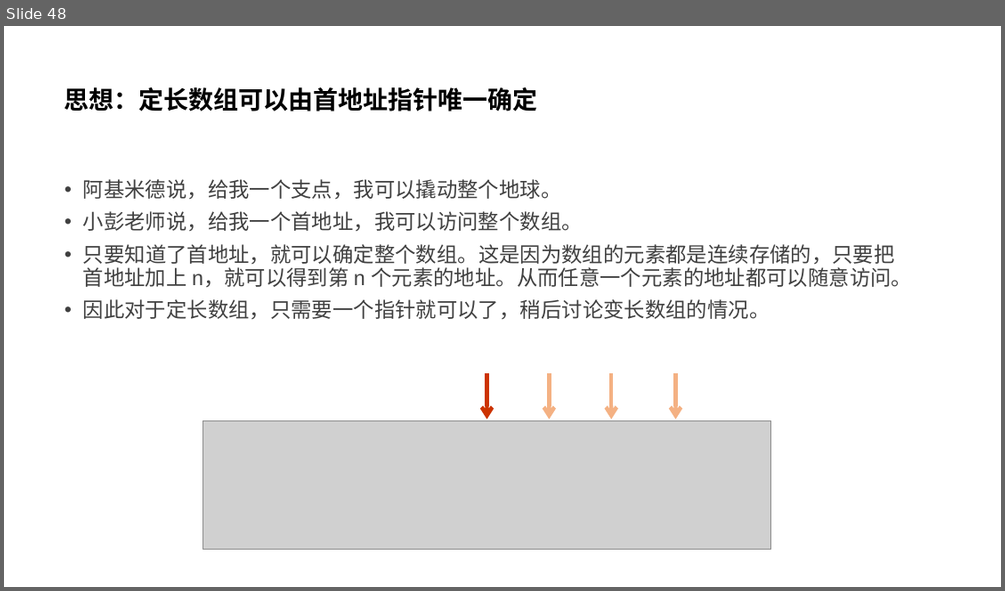
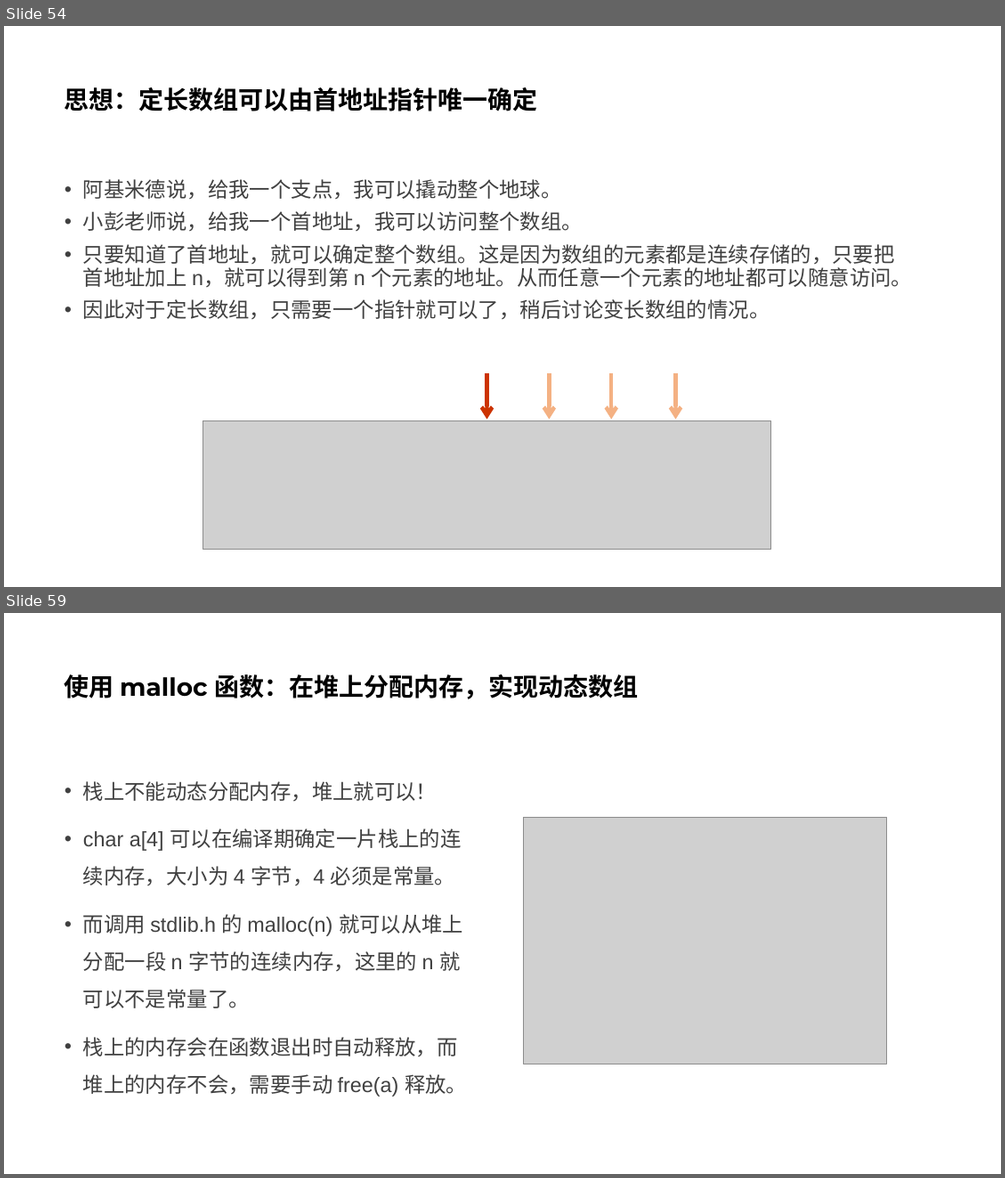
Before and after one commit to parallel101/course, a slide deck: 12/slides.pptx. Shown one above the other, each under a label of ours: slide 48 before the commit, slides 54 and 59 after it; the slides between them are not shown. The pictures are 1005x591 and 1005x1178 pixels, drawn with LibreOffice and Linux fonts; fonts in the diff are those of the drawing; grey boxes stand for pictures. Boxes give left, top, right and bottom in pixels: in the first picture for what was removed or moved away, otherwise in the second. Text is boxed around its words. In the diff, an @@ line names an element or a change of style, - is before the commit and + after.

```diff
--- a/12/slides.pptx
+++ b/12/slides.pptx
@@ slide 59 added at (4, 613, 1001, 1174), background #FFFFFF @@
@@ title added at (65, 674, 639, 699), 24 pt, text #000000, bold @@
+使用 malloc 函数：在堆上分配内存，实现动态数组
@@ text added at (83, 781, 467, 1096), 20 pt, text #404040 @@
+• 栈上不能动态分配内存，堆上就可以！
+• char a[4] 可以在编译期确定一片栈上的连续内存，大小为 4 字节，4 必须是常量。
+• 而调用 stdlib.h 的 malloc(n) 就可以从堆上分配一段 n 字节的连续内存，这里的 n 就可以不是常量了。
+• 栈上的内存会在函数退出时自动释放，而堆上的内存不会，需要手动 free(a) 释放。
@@ picture added at (523, 817, 887, 1064) @@
@@ what was slide 48 is now slide 54 @@
```
Also in this commit, not shown: 4 slides changed, 36 other slides added, 44 other files.
